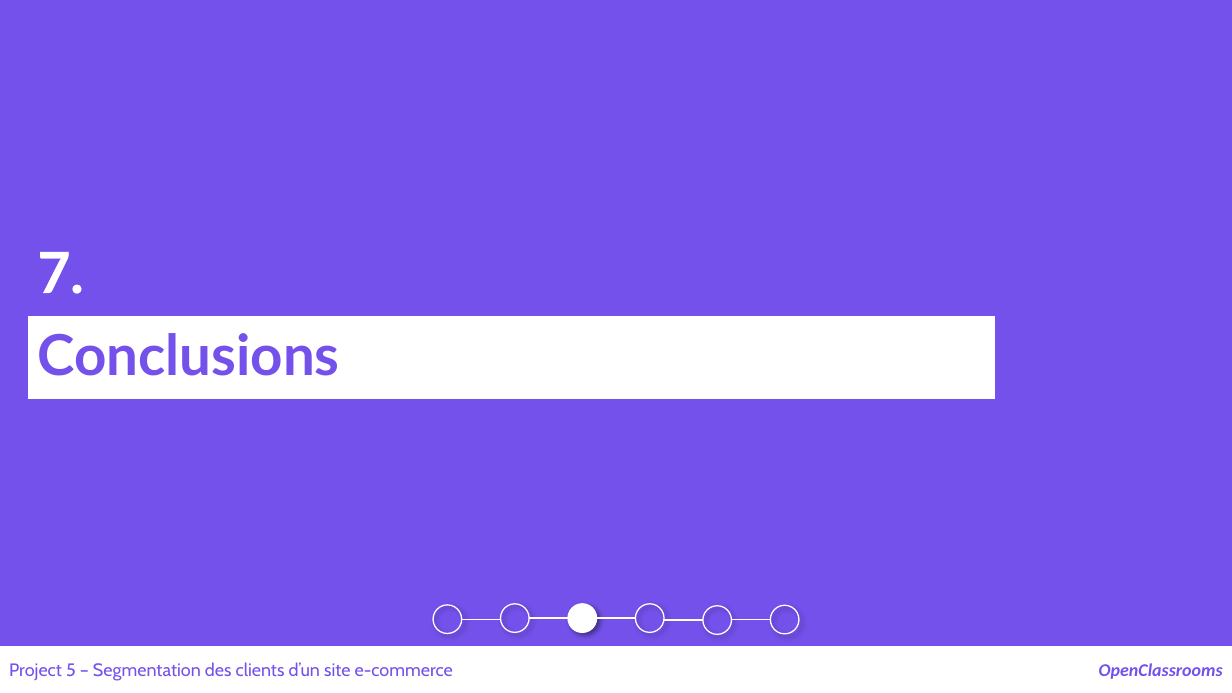
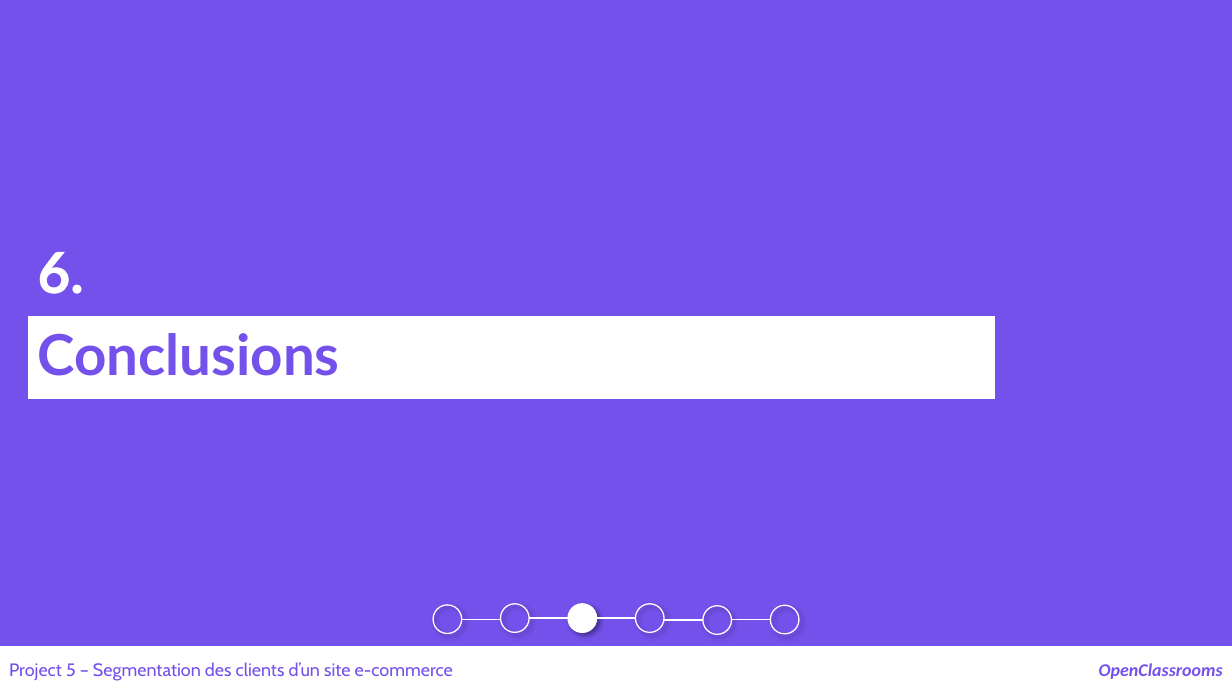
Before and after one commit to samirhinojosa/OC-P5-segment-customers-of-website, a slide deck: slide 42 of supports/P5_presentation v2.pptx (slide 43 before the commit). Drawn at 1232x693 pixels with LibreOffice and Linux fonts; fonts in the diff are those of the drawing. Boxes give left, top, right and bottom in pixels: in the first picture for what was removed or moved away, otherwise in the second. Text is boxed around its words. In the diff, an @@ line names an element or a change of style, - is before the commit and + after.

```diff
--- a/supports/P5_presentation v2.pptx
+++ b/supports/P5_presentation v2.pptx
@@ text at [38,252,84,294]: text changed @@
-7.
+6.
```
Also in this commit, not shown: 9 other slides changed, 1 slide added, 2 slides removed.
